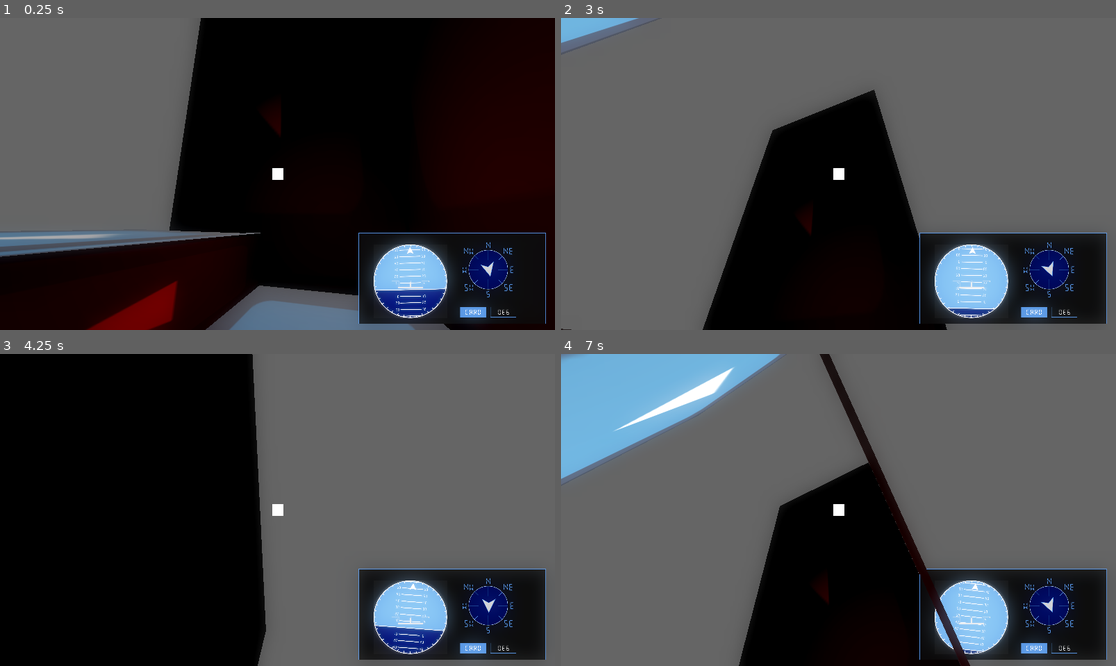
Above: before the commit, frames 1-4 (two rows, left to right).
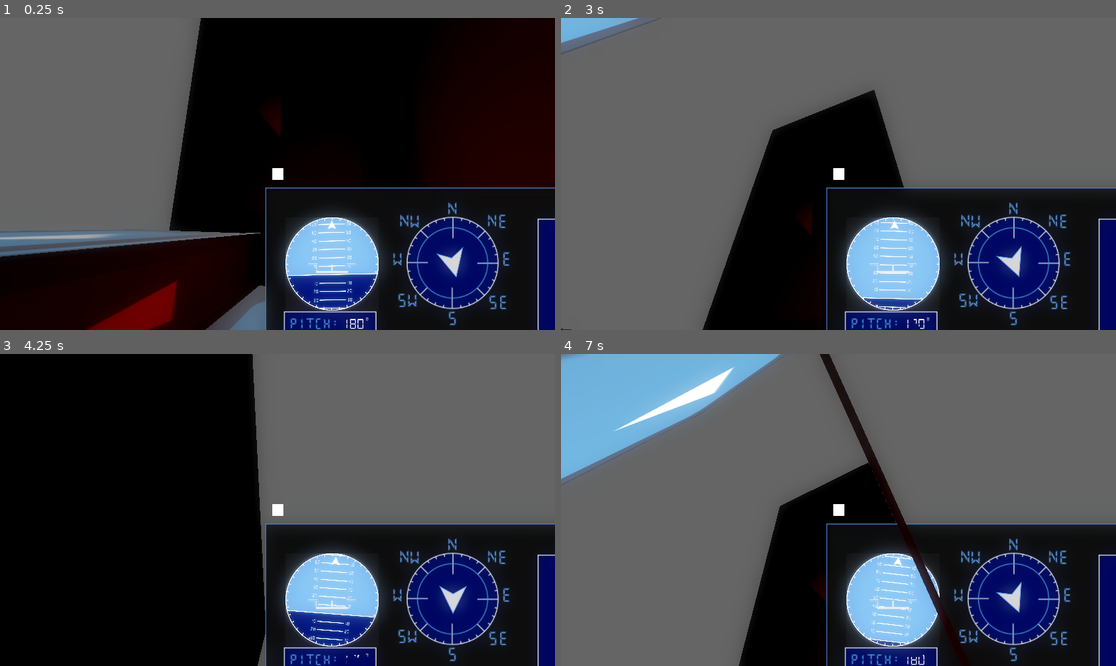
Above: after the commit, the same moments.

Repository: LitheFulminare/Abyssal-Cleaner
Game: Godot game, scene res://Prototyping/Test scene.tscn
The game is run twice, just before and just after one commit, with the same random seed, the same clock (stepped at 60 frames per second) and the same inputs. The engine's default icon, where the game draws it, is replaced by a stand-in: a white triangle on a blue panel in a dark square.
Inputs (mouse positions are in pixels of both pictures, inside the frame that each line leads up to):
- Up to frame 1 (0.25 s): no input
- Up to frame 2 (3 s): move the mouse to (960, 158) at 0.52 s; hold D (Right) 0.53-1.28 s; move the mouse to (727, 189) at 1.27 s; hold S (Backwards) 1.28-2.03 s; move the mouse to (894, 105) at 2.02 s; hold D (Right) 2.03-2.78 s; move the mouse to (810, 236) at 2.77 s; hold W (Forward) from 2.78 s (still down)
- Up to frame 3 (4.25 s): move the mouse to (444, 556) at 3.52 s; release W (Forward) at 3.53 s; hold A (Left) from 3.53 s (still down)
- Up to frame 4 (7 s): move the mouse to (672, 463) at 4.27 s; move the mouse to (866, 510) at 5.02 s; release A (Left) at 5.03 s; hold S (Backwards) 5.03-5.78 s; move the mouse to (755, 432) at 5.77 s; hold D (Right) 5.78-6.53 s; move the mouse to (960, 494) at 6.52 s; hold W (Forward) from 6.53 s (still down)

The runs differ from the first frame. In frame 1, 15% of the frame differs, in the area x 47-100%, y 54-100%; in frame 2, 19%; in frame 3, 21%; in frame 4, 18%.

Commit message:
new Right Screen & setup number display

Diff:
--- a/abyssal-cleaner-3d/Assets/Screens/Orientation/orientation_screen.gd
+++ b/abyssal-cleaner-3d/Assets/Screens/Orientation/orientation_screen.gd
@@ -3,6 +3,8 @@
 
 @export var playerArrow: Sprite3D
 @export var artificial_horizon: ArtificialHorizon
+@export var pitch_label: Label3D
+@export var roll_label: Label3D
 
 func update_player_arrow(new_rotation: float) -> void:
 	playerArrow.rotation.z = new_rotation
--- a/abyssal-cleaner-3d/Assets/Screens/Orientation/orientation_screen.tscn
+++ b/abyssal-cleaner-3d/Assets/Screens/Orientation/orientation_screen.tscn
@@ -1,10 +1,11 @@
 [gd_scene format=3 uid="uid://r375g63wj4kf"]
 
 [ext_resource type="Material" uid="uid://cyllvn817sfjv" path="res://Assets/Screens/Screen_Material.tres" id="1_jc4yw"]
-[ext_resource type="Texture2D" uid="uid://kdj6ktmt2uwl" path="res://Assets/Screens/Orientation/Screen 1 - Orientation.png" id="1_rc168"]
+[ext_resource type="Texture2D" uid="uid://ddx2tb7lfhiiq" path="res://Assets/Screens/Orientation/Right Screen.png" id="2_1rg3u"]
 [ext_resource type="Texture2D" uid="uid://bw0e22ruj5m68" path="res://Assets/Screens/Orientation/Player Arrow.png" id="2_3khgn"]
 [ext_resource type="Script" uid="uid://dmmi81850gxsg" path="res://Assets/Screens/Orientation/orientation_screen.gd" id="2_rc168"]
 [ext_resource type="PackedScene" uid="uid://7i18r1teg3yv" path="res://Player/Artificial Horizon.tscn" id="5_1rg3u"]
+[ext_resource type="FontFile" uid="uid://npl5gipc8g37" path="res://Assets/Fonts/ds_digital/DS-DIGI.TTF" id="5_64byu"]
 
 [sub_resource type="ViewportTexture" id="ViewportTexture_64byu"]
 viewport_path = NodePath("SubViewport")
@@ -18,24 +19,55 @@
 disable_receive_shadows = true
 stencil_flags = 2
 
-[node name="Orientation Screen" type="Sprite3D" unique_id=578651837 node_paths=PackedStringArray("playerArrow", "artificial_horizon")]
+[node name="Orientation Screen" type="Sprite3D" unique_id=578651837 node_paths=PackedStringArray("playerArrow", "artificial_horizon", "pitch_label", "roll_label")]
+transform = Transform3D(0.5, 0, 0, 0, 0.5, 0, 0, 0, 0.5, 0, 0, 0)
 material_overlay = ExtResource("1_jc4yw")
 cast_shadow = 0
-texture = ExtResource("1_rc168")
+texture = ExtResource("2_1rg3u")
 script = ExtResource("2_rc168")
 playerArrow = NodePath("Player Arrow")
 artificial_horizon = NodePath("SubViewport/Artificial Horizon")
+pitch_label = NodePath("Numbers/Pitch")
+roll_label = NodePath("Numbers/Roll")
 
 [node name="Player Arrow" type="Sprite3D" parent="." unique_id=828074123]
-transform = Transform3D(1.0000001, 0, 0, 0, 1.0000001, 0, 0, 0, 1.0000001, 2.773352, 0.6823902, 0.024477601)
+transform = Transform3D(2, 0, 0, 0, 2, 0, 0, 0, 2, 0.031194925, 1.1432424, 0.024477601)
 render_priority = 1
 texture = ExtResource("2_3khgn")
 
 [node name="AH Screen" type="CSGBox3D" parent="." unique_id=248117885]
-transform = Transform3D(5.5, -4.808251e-07, 4.808251e-07, 4.808252e-07, 5.5, -4.808252e-07, -4.8082507e-07, 4.8082524e-07, 5.5, -3.4915152, 0.0010795593, 0.39708978)
+transform = Transform3D(6.985, -6.1064793e-07, 6.10648e-07, 6.10648e-07, 6.985, -6.10648e-07, -6.1064793e-07, 6.1064804e-07, 6.985, -9.356157, 1.2955058, 0.39708978)
 material_override = SubResource("StandardMaterial3D_qn1c0")
 cast_shadow = 0
 size = Vector3(1, 1, 0)
+
+[node name="Numbers" type="Node3D" parent="." unique_id=1920637933]
+
+[node name="Pitch" type="Label3D" parent="Numbers" unique_id=318467739]
+transform = Transform3D(4, 0, 0, 0, 4, 0, 0, 0, 4, -6.785539, -3.4837754, 0)
+text = "180"
+font = ExtResource("5_64byu")
+font_size = 60
+horizontal_alignment = 2
+
+[node name="Degree" type="Label3D" parent="Numbers" unique_id=1058939207]
+transform = Transform3D(4, 0, 0, 0, 4, 0, 0, 0, 4, -6.559648, -3.123885, 0)
+text = "0"
+font = ExtResource("5_64byu")
+font_size = 18
+
+[node name="Roll" type="Label3D" parent="Numbers" unique_id=882643919]
+transform = Transform3D(4, 0, 0, 0, 4, 0, 0, 0, 4, -6.785539, -5.6448607, 0)
+text = "180"
+font = ExtResource("5_64byu")
+font_size = 60
+horizontal_alignment = 2
+
+[node name="Degree 2" type="Label3D" parent="Numbers" unique_id=1511758195]
+transform = Transform3D(4, 0, 0, 0, 4, 0, 0, 0, 4, -6.559648, -5.2849703, 0)
+text = "0"
+font = ExtResource("5_64byu")
+font_size = 18
 
 [node name="SubViewport" type="SubViewport" parent="." unique_id=1957549300]
 disable_3d = true
Binary file removed: abyssal-cleaner-3d/Assets/Screens/Orientation/Pointer.png
Binary file added: abyssal-cleaner-3d/Assets/Screens/Orientation/Right Screen.png
Not shown, added: abyssal-cleaner-3d/Assets/Screens/Orientation/Right Screen.png.import
Binary file removed: abyssal-cleaner-3d/Assets/Screens/Orientation/Screen 1 - Orientation.png
Binary file added: abyssal-cleaner-3d/Assets/Screens/Orientation/Systems/Boosters.png
Not shown, added: abyssal-cleaner-3d/Assets/Screens/Orientation/Systems/Boosters.png.import
Binary file added: abyssal-cleaner-3d/Assets/Screens/Orientation/Systems/Engine Power.png
Not shown, added: abyssal-cleaner-3d/Assets/Screens/Orientation/Systems/Engine Power.png.import
Binary file added: abyssal-cleaner-3d/Assets/Screens/Orientation/Systems/Ext Lights.png
Not shown, changed: abyssal-cleaner-3d/Assets/Screens/Orientation/Systems/Ext Lights.png.import
Binary file added: abyssal-cleaner-3d/Assets/Screens/Orientation/Systems/Int Lights.png
Not shown, added: abyssal-cleaner-3d/Assets/Screens/Orientation/Systems/Int Lights.png.import
(and 8 more such lines)
